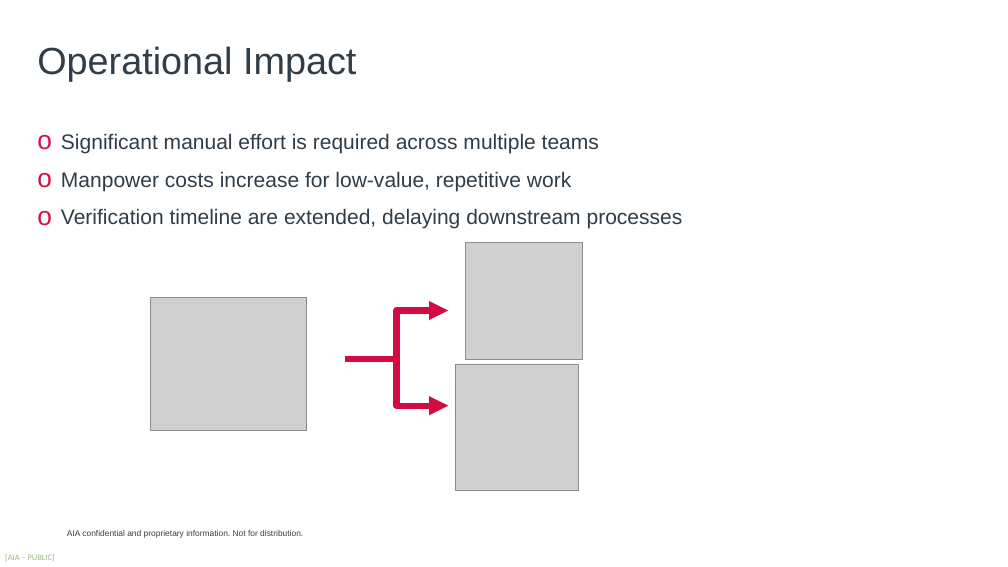
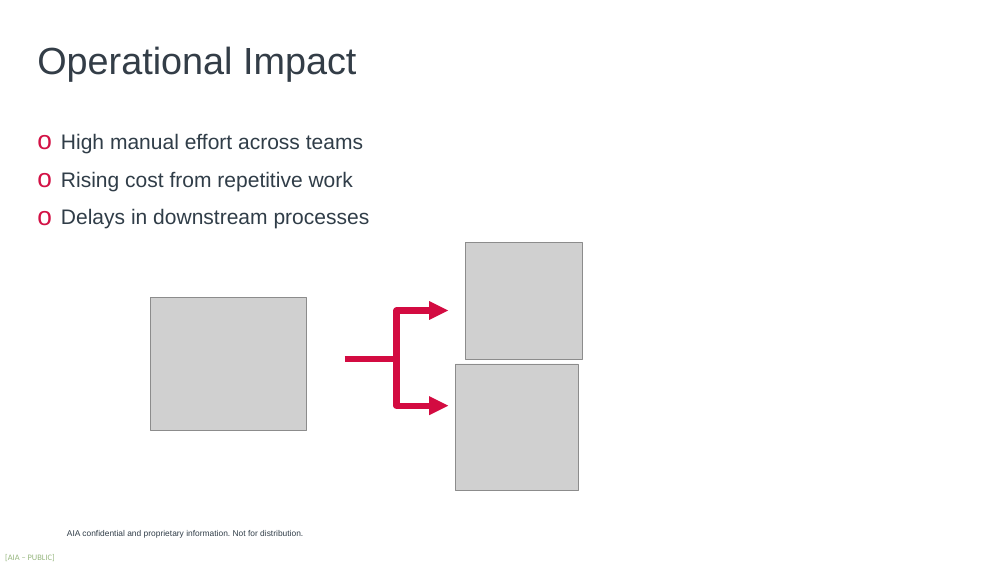
Before and after one commit to harrysokool/AIA-work, a slide deck: slide 4 of powerpoint/fetch_agent-draft.pptx. Drawn at 1008x567 pixels with LibreOffice and Linux fonts; fonts in the diff are those of the drawing; grey boxes stand for pictures; background and template pictures are left out. Boxes give left, top, right and bottom in pixels: in the first picture for what was removed or moved away, otherwise in the second. Text is boxed around its words. In the diff, an @@ line names an element or a change of style, - is before the commit and + after.

```diff
--- a/powerpoint/fetch_agent-draft.pptx
+++ b/powerpoint/fetch_agent-draft.pptx
@@ text at <box>61,133,370,229</box>: text changed @@
-o Significant manual effort is required across multiple teams
-o Manpower costs increase for low-value, repetitive work
-o Verification timeline are extended, delaying downstream processes
+o High manual effort across teams
+o Rising cost from repetitive work
+o Delays in downstream processes
```
Also in this commit, not shown: 5 other slides changed, 1 other file.
